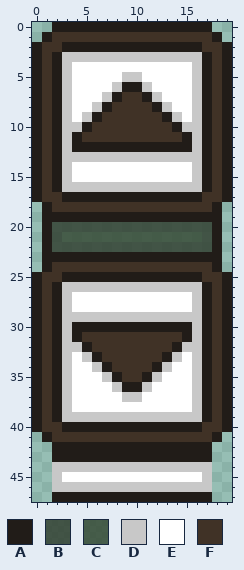
Pixel-art sprite -- Cheatscape/Content/Scroll Bar.png. Above, as it was before the edit.
The file is 20x48 pixels.
Palette (. is transparent): A #211c18  B #2d3a2bcc  C #324530cc  D #c8c8c8  E #ffffff  F #403226
Pixels before, first column x 0:
 0 ..AAAAAAAAAAAAAAAA..
 1 .AFFFFFFFFFFFFFFFFA.
 2 AFFAAAAAAAAAAAAAAFFA
 3 AFADDDDDDDDDDDDDDAFA
 4 AFADEEEEEEEEEEEEDAFA
 5 AFADEEEEEDDEEEEEDAFA
 6 AFADEEEEDAADEEEEDAFA
 7 AFADEEEDAFFADEEEDAFA
 8 AFADEEDAFFFFADEEDAFA
 9 AFADEDAFFFFFFADEDAFA
10 AFADDAFFFFFFFFADDAFA
11 AFADAFFFFFFFFFFADAFA
12 AFADAAAAAAAAAAAADAFA
13 AFADDDDDDDDDDDDDDAFA
14 AFADEEEEEEEEEEEEDAFA
15 AFADEEEEEEEEEEEEDAFA
16 AFADDDDDDDDDDDDDDAFA
17 AFFAAAAAAAAAAAAAAFFA
18 .AFFFFFFFFFFFFFFFFA.
19 .AAAAAAAAAAAAAAAAAA.
20 .ABBBBBBBBBBBBBBBBA.
21 .ABCCCCCCCCCCCCCCBA.
22 .ABBBBBBBBBBBBBBBBA.
23 .AAAAAAAAAAAAAAAAAA.
24 .AFFFFFFFFFFFFFFFFA.
25 AFFAAAAAAAAAAAAAAFFA
26 AFADDDDDDDDDDDDDDAFA
27 AFADEEEEEEEEEEEEDAFA
28 AFADEEEEEEEEEEEEDAFA
29 AFADDDDDDDDDDDDDDAFA
30 AFADAAAAAAAAAAAADAFA
31 AFADAFFFFFFFFFFADAFA
32 AFADDAFFFFFFFFADDAFA
33 AFADEDAFFFFFFADEDAFA
34 AFADEEDAFFFFADEEDAFA
35 AFADEEEDAFFADEEEDAFA
36 AFADEEEEDAADEEEEDAFA
37 AFADEEEEEDDEEEEEDAFA
38 AFADEEEEEEEEEEEEDAFA
39 AFADDDDDDDDDDDDDDAFA
40 AFFAAAAAAAAAAAAAAFFA
41 .AFFFFFFFFFFFFFFFFA.
42 ..AAAAAAAAAAAAAAAA..
43 ..AAAAAAAAAAAAAAAA..
44 ..DDDDDDDDDDDDDDDD..
45 ..DEEEEEEEEEEEEEED..
46 ..DDDDDDDDDDDDDDDD..
47 ..AAAAAAAAAAAAAAAA..
Now the later version:
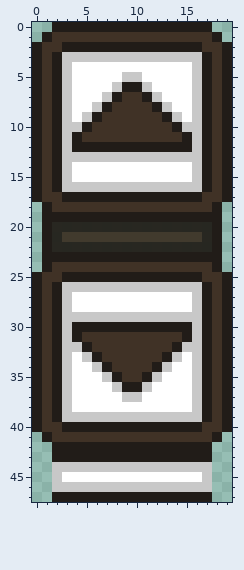
What changed:
colour B: #2d3a2bcc -> #23211bf5
colour C: #324530cc -> #3e3528f5
